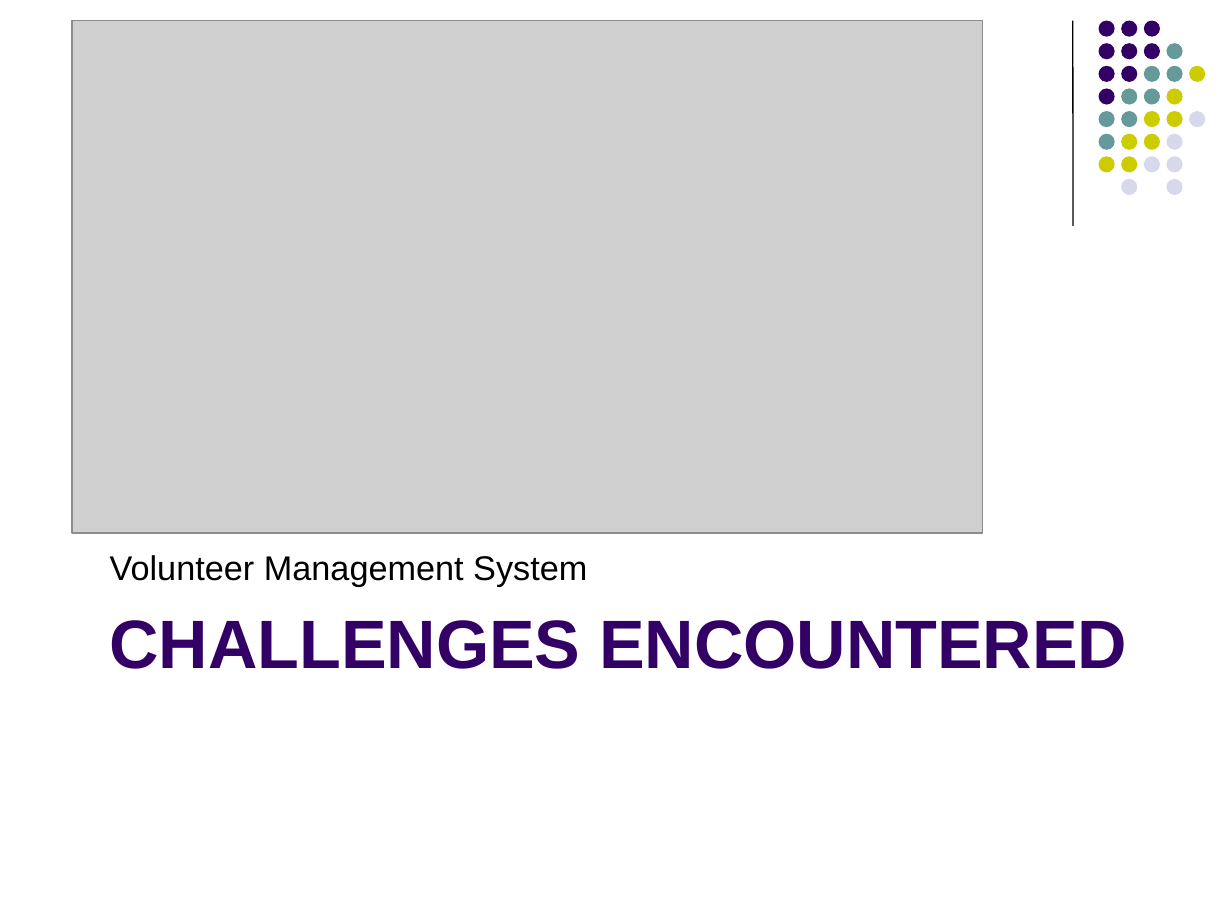
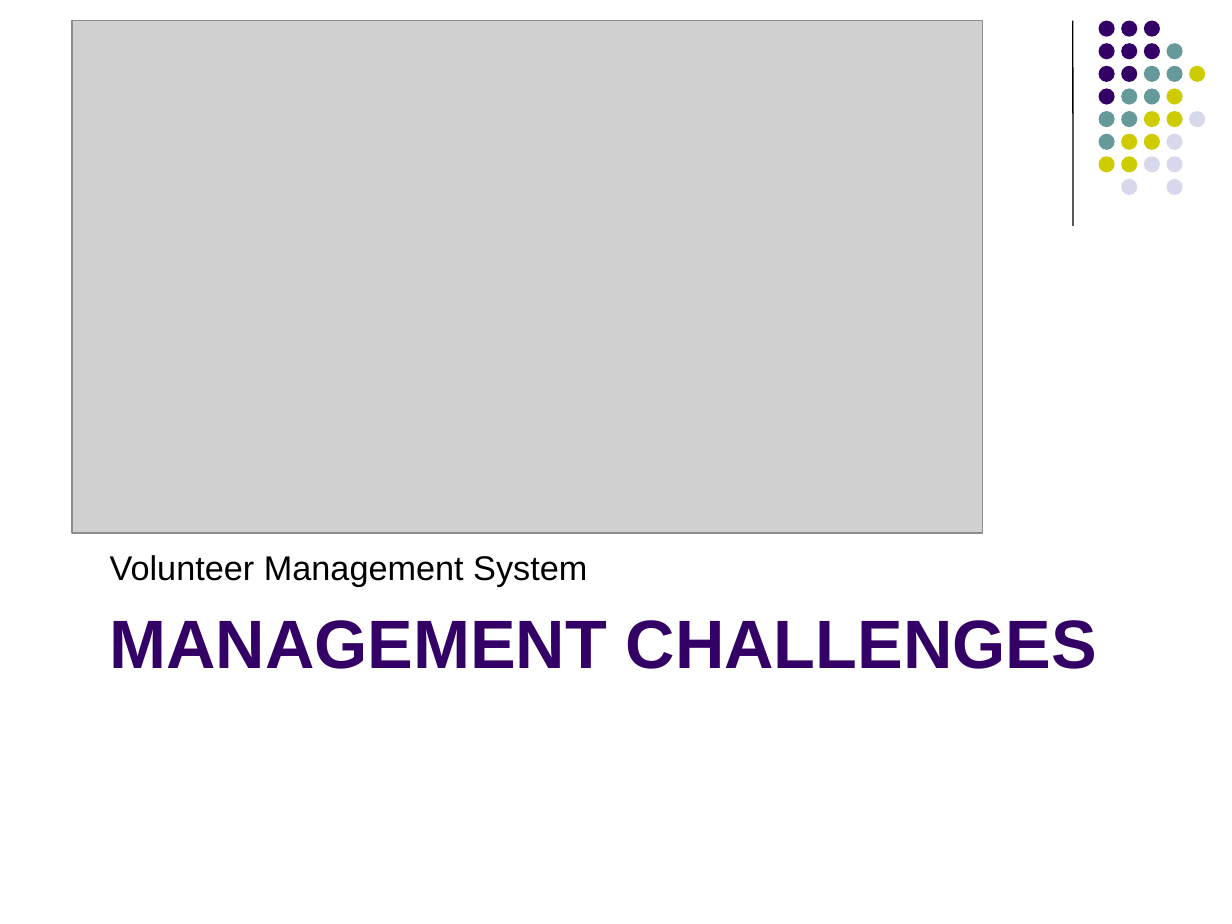
Before and after one commit to imireasa/mtech-se18-t08s, a slide deck: slide 23 of docs/W-9 Working Document/W-9.3 Presentation Slides/Phase1/vms_first_presentation_v0.1a.pptx (slide 15 before the commit). Drawn at 1232x924 pixels with LibreOffice and Linux fonts; fonts in the diff are those of the drawing; grey boxes stand for pictures. Boxes give left, top, right and bottom in pixels: in the first picture for what was removed or moved away, otherwise in the second. Text is boxed around its words. In the diff, an @@ line names an element or a change of style, - is before the commit and + after.

```diff
--- a/docs/W-9 Working Document/W-9.3 Presentation Slides/Phase1/vms_first_presentation_v0.1a.pptx
+++ b/docs/W-9 Working Document/W-9.3 Presentation Slides/Phase1/vms_first_presentation_v0.1a.pptx
@@ title at (110,620,1097,669): text changed @@
-CHALLENGES ENCOUNTERED
+MANAGEMENT CHALLENGES
```
Also in this commit, not shown: 7 other slides changed, 12 slides added, 4 slides removed.
